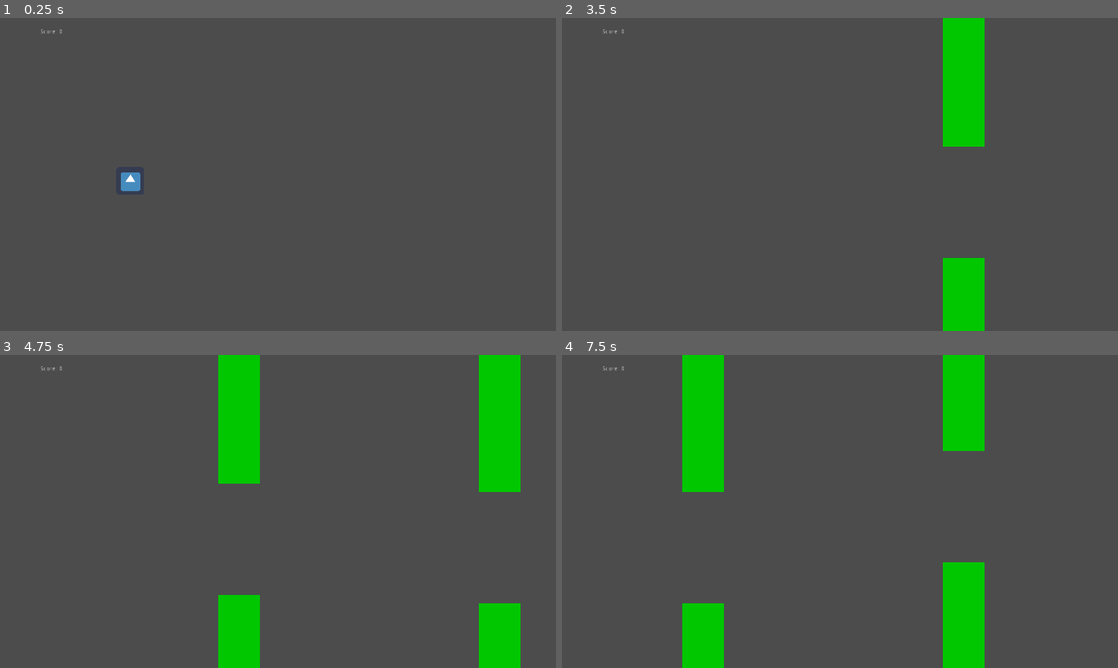
Above: before the commit, frames 1-4 (two rows, left to right).
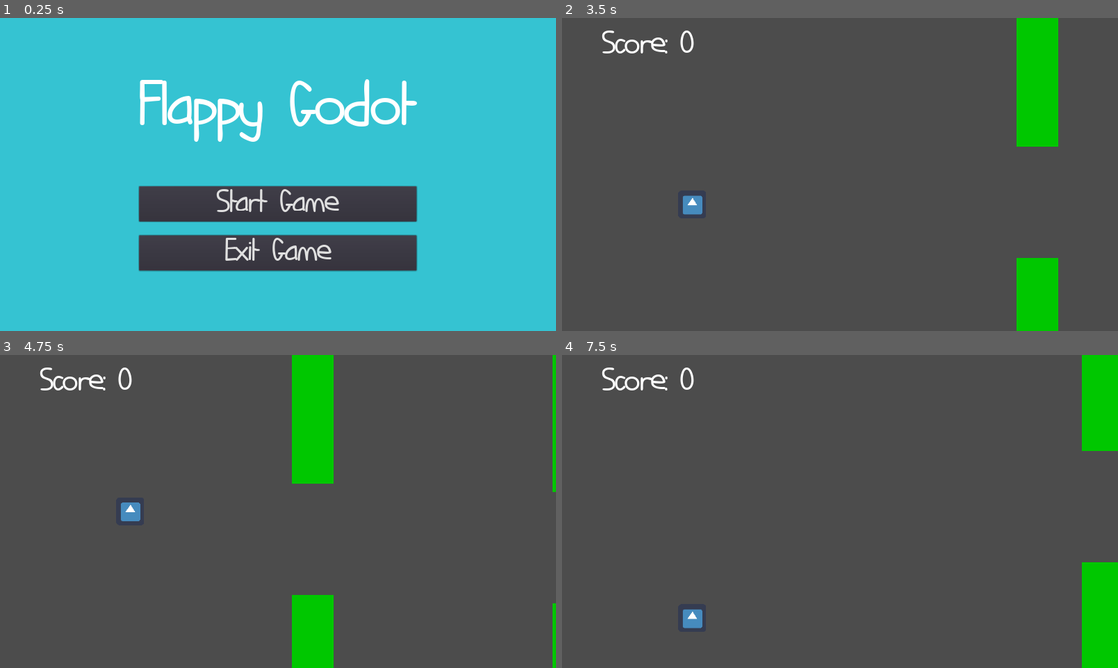
Above: after the commit, the same moments.

Repository: kdreese/flappy-godot
Game: Godot game, scene res://States/Menu/Menu.tscn
The game is run twice, just before and just after one commit, with the same random seed, the same clock (stepped at 60 frames per second) and the same inputs. Before the commit the project starts from res://States/Game/Game.tscn. The engine's default icon, where the game draws it, is replaced by a stand-in: a white triangle on a blue panel in a dark square.
Inputs (mouse positions are in pixels of both pictures, inside the frame that each line leads up to):
- Up to frame 1 (0.25 s): no input
- Up to frame 2 (3.5 s): click (840, 202) at 0.5 s, where only the run after the commit has a clickable "Start Game"; tap Space (game_jump) at 1.52, 2.27 s
- Up to frame 3 (4.75 s): tap Space (game_jump) at 3.77, 4.52 s
- Up to frame 4 (7.5 s): tap Escape (to_menu, bound only after the commit) at 4.9 s; click (840, 539) at 5 s, where only the run after the commit has a clickable "Start Game"; tap Space (game_jump) at 6.02 s

The runs differ from the first frame. In frame 1, 90% of the frame differs, in the area x 0-100%, y 0-100%; in frame 2, 10%; in frame 3, 15%; in frame 4, 14%.

Commit message:
Added menu and traversal

Diff:
--- /dev/null
+++ b/Resources/IHateComicSans.tres
@@ -0,0 +1,7 @@
+[gd_resource type="DynamicFont" load_steps=2 format=2]
+
+[ext_resource path="res://Resources/IHateComicSans.ttf" type="DynamicFontData" id=1]
+
+[resource]
+size = 64
+font_data = ExtResource( 1 )
--- a/States/Game/Game.gd
+++ b/States/Game/Game.gd
@@ -38,3 +38,9 @@
 
 func game_over() -> void:
 	$Bird.queue_free()
+
+
+func _unhandled_input(event: InputEvent) -> void:
+	if event.is_action_pressed("to_menu"):
+		var error = get_tree().change_scene("res://States/Menu/Menu.tscn")
+		assert(not error)
--- /dev/null
+++ b/States/Menu/Menu.gd
@@ -0,0 +1,10 @@
+extends ColorRect
+
+
+func _on_StartButton_pressed() -> void:
+	var error = get_tree().change_scene("res://States/Game/Game.tscn")
+	assert(not error)
+
+
+func _on_ExitButton_pressed() -> void:
+	get_tree().notification(MainLoop.NOTIFICATION_WM_QUIT_REQUEST)
--- /dev/null
+++ b/States/Menu/Menu.tscn
@@ -0,0 +1,57 @@
+[gd_scene load_steps=4 format=2]
+
+[ext_resource path="res://Resources/IHateComicSans.ttf" type="DynamicFontData" id=1]
+[ext_resource path="res://States/Menu/Menu.gd" type="Script" id=2]
+
+[sub_resource type="DynamicFont" id=1]
+size = 128
+font_data = ExtResource( 1 )
+
+[node name="Menu" type="ColorRect"]
+anchor_right = 1.0
+anchor_bottom = 1.0
+color = Color( 0.211765, 0.768627, 0.827451, 1 )
+script = ExtResource( 2 )
+__meta__ = {
+"_edit_use_anchors_": false
+}
+
+[node name="CenterContainer" type="CenterContainer" parent="."]
+anchor_right = 1.0
+anchor_bottom = 1.0
+__meta__ = {
+"_edit_use_anchors_": false
+}
+
+[node name="VBoxContainer" type="VBoxContainer" parent="CenterContainer"]
+margin_left = 319.0
+margin_top = 138.0
+margin_right = 960.0
+margin_bottom = 581.0
+custom_constants/separation = 100
+
+[node name="Title" type="Label" parent="CenterContainer/VBoxContainer"]
+margin_right = 641.0
+margin_bottom = 149.0
+custom_fonts/font = SubResource( 1 )
+text = "Flappy Godot"
+
+[node name="VBoxContainer" type="VBoxContainer" parent="CenterContainer/VBoxContainer"]
+margin_top = 249.0
+margin_right = 641.0
+margin_bottom = 443.0
+custom_constants/separation = 32
+
+[node name="StartButton" type="Button" parent="CenterContainer/VBoxContainer/VBoxContainer"]
+margin_right = 641.0
+margin_bottom = 81.0
+text = "Start Game"
+
+[node name="ExitButton" type="Button" parent="CenterContainer/VBoxContainer/VBoxContainer"]
+margin_top = 113.0
+margin_right = 641.0
+margin_bottom = 194.0
+text = "Exit Game"
+
+[connection signal="pressed" from="CenterContainer/VBoxContainer/VBoxContainer/StartButton" to="." method="_on_StartButton_pressed"]
+[connection signal="pressed" from="CenterContainer/VBoxContainer/VBoxContainer/ExitButton" to="." method="_on_ExitButton_pressed"]
--- a/project.godot
+++ b/project.godot
@@ -11,7 +11,7 @@
 [application]
 
 config/name="flappy-godot"
-run/main_scene="res://States/Game/Game.tscn"
+run/main_scene="res://States/Menu/Menu.tscn"
 config/icon="res://icon.png"
 
 [display]
@@ -22,11 +22,20 @@
 window/stretch/mode="2d"
 window/stretch/aspect="keep"
 
+[gui]
+
+theme/custom_font="res://Resources/IHateComicSans.tres"
+
 [input]
 
 game_jump={
 "deadzone": 0.5,
 "events": [ Object(InputEventKey,"resource_local_to_scene":false,"resource_name":"","device":0,"alt":false,"shift":false,"control":false,"meta":false,"command":false,"pressed":false,"scancode":32,"physical_scancode":0,"unicode":0,"echo":false,"script":null)
+ ]
+}
+to_menu={
+"deadzone": 0.5,
+"events": [ Object(InputEventKey,"resource_local_to_scene":false,"resource_name":"","device":0,"alt":false,"shift":false,"control":false,"meta":false,"command":false,"pressed":false,"scancode":16777217,"physical_scancode":0,"unicode":0,"echo":false,"script":null)
  ]
 }
 
Binary file added: Resources/IHateComicSans.ttf
